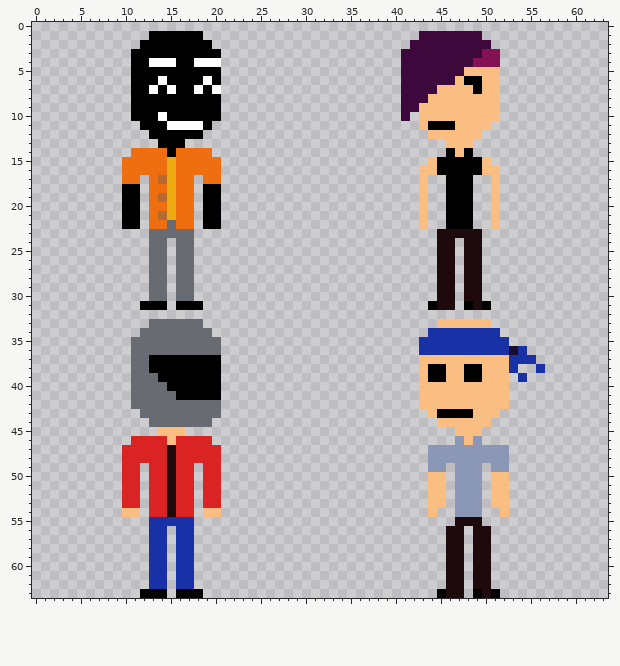
Pixel-art file: Assets/Sprites/OverWorld/Friends.aseprite. Above is the file before it was changed.
64x64 pixels, 1 frame.
After the commit:
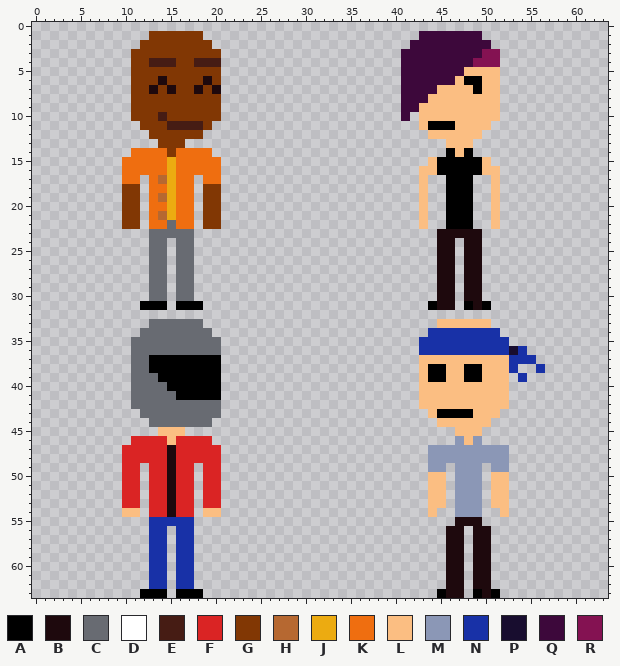
Palette (. is transparent): A #000000  B #1e090d  C #686b72  D #ffffff  E #461c14  F #da2424  G #813704  H #b66831  J #ecab11  K #ef6e10  L #fbbe82  M #8b97b6  N #1831a7  P #180d2f  Q #3d083b  R #841252
Changes in this commit:
Colour D gives way to colour B in row 6 at x 14 and 19; in row 7 at x 13, 15, 18 and 20.
Colour D gives way to colour E in row 4 at x 13 to 15 and 18 to 20; in row 10 at x 14; in row 11 at x 15 to 18.
Colour A gives way to colour G in row 1 at x 13 to 18; in row 2 at x 12 to 19; in row 3 at x 11 to 20; in row 4 at x 11 to 12 and 16 to 17; in row 5 at x 11 to 20; in row 6 at x 11 to 13, 15 to 18 and 20.
Colour A gives way to colour G in row 7 at x 11 to 12, 14, 16 to 17 and 19; in rows 8 to 9 at x 11 to 20; in row 10 at x 11 to 13 and 15 to 20; in row 11 at x 12 to 14 and 19; in row 12 at x 13 to 18; in row 13 at x 14 to 16.
Colour A gives way to colour G in row 14 at x 15; in rows 18 to 22 at x 10 to 11 and 19 to 20.
Where, in picture pixels (left, top, right, bottom), the same in both pictures:
changed: (131, 31, 221, 157)
changed: (122, 184, 140, 229)
changed: (203, 184, 221, 229)
